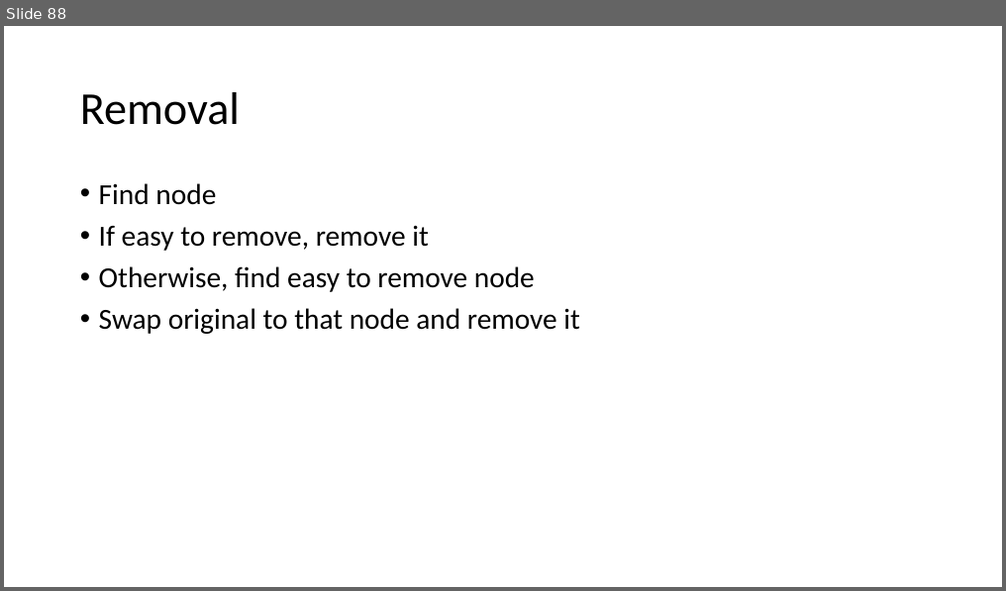
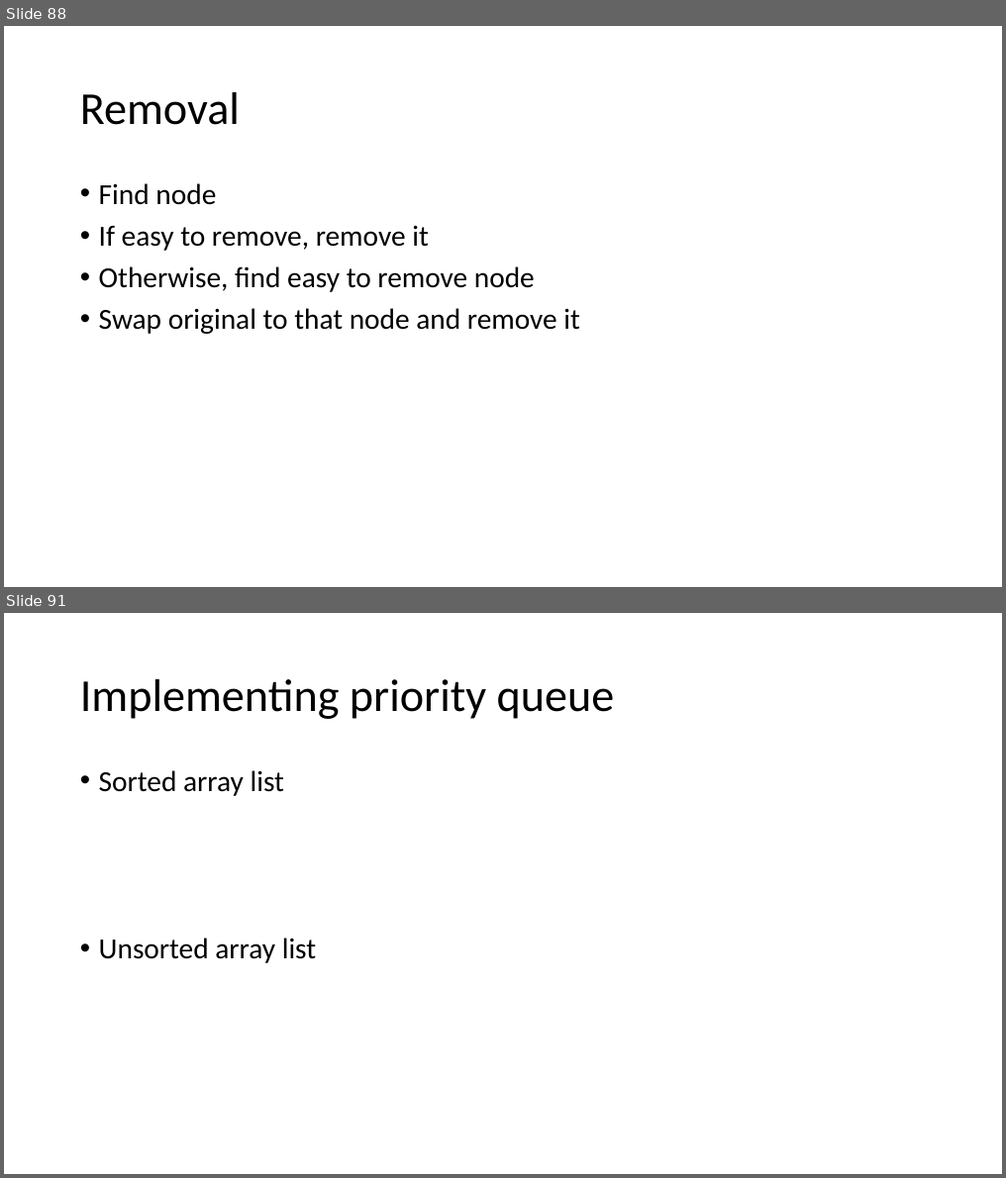
Before and after one commit to skalakm/232, a slide deck: notes.pptx. Shown one above the other, each under a label of ours: slide 88 before the commit, slides 88 and 91 after it; the slides between them are not shown. The pictures are 1006x591 and 1006x1178 pixels, drawn with LibreOffice and Linux fonts; fonts in the diff are those of the drawing. Boxes give left, top, right and bottom in pixels: in the first picture for what was removed or moved away, otherwise in the second. Text is boxed around its words. In the diff, an @@ line names an element or a change of style, - is before the commit and + after.

```diff
--- a/notes.pptx
+++ b/notes.pptx
@@ slide 91 added at box(4, 613, 1002, 1174), background #FFFFFF @@
@@ title added at box(80, 679, 615, 719), 44 pt, text #000000 @@
+Implementing priority queue
@@ text added at box(99, 770, 316, 963), 28 pt, text #000000 @@
+• Sorted array list
+• Unsorted array list
```
Also in this commit, not shown: 6 other slides added, 1 slide removed.
